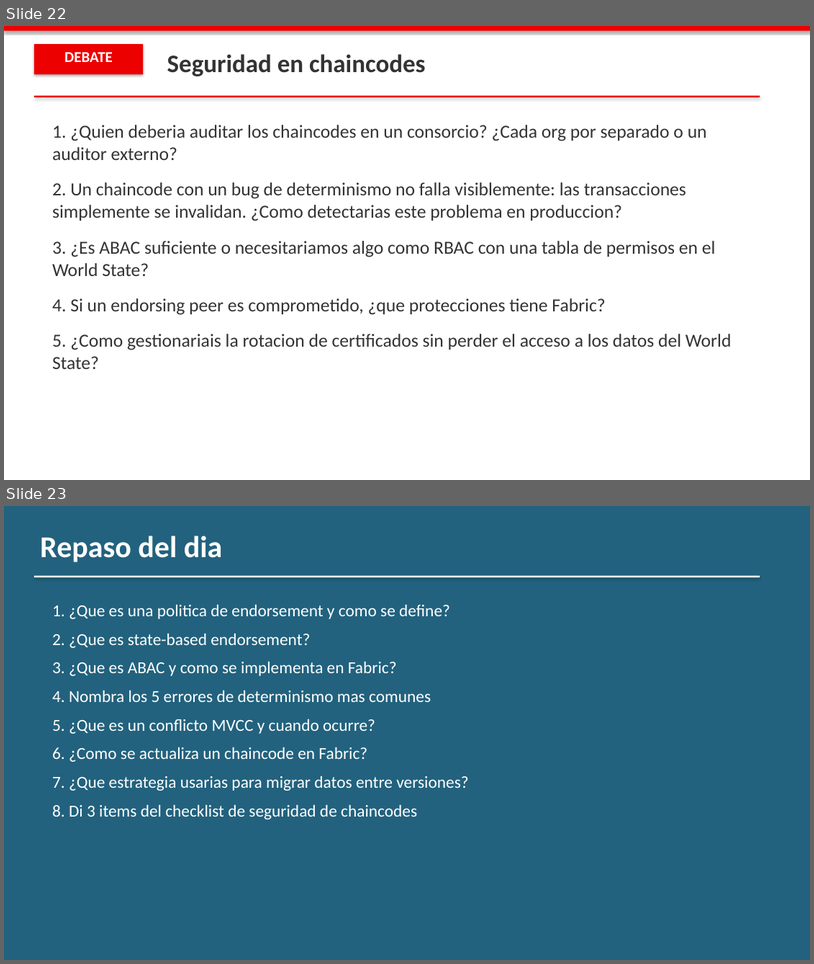
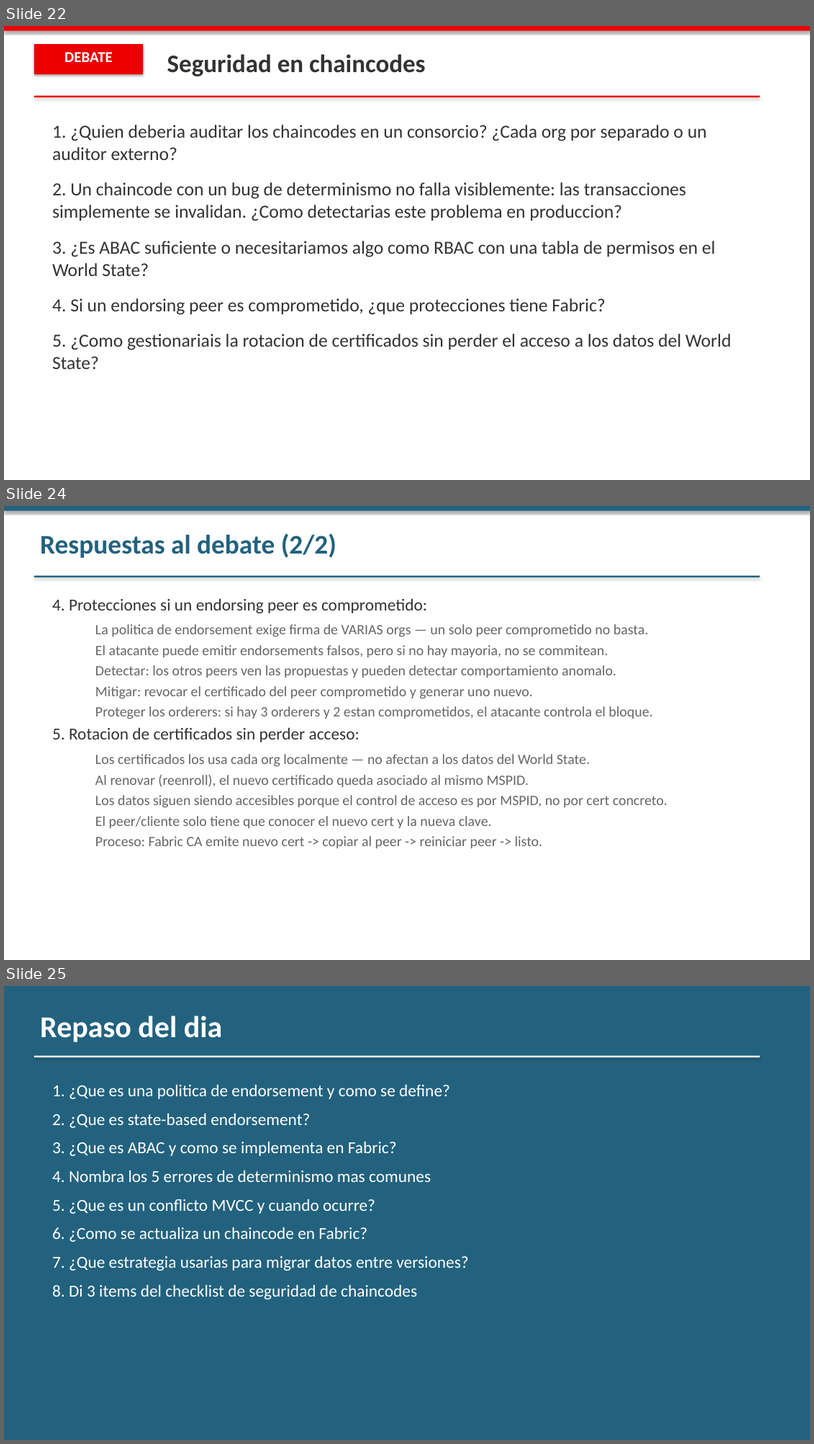
Before and after one commit to jjnieto/fabric, a slide deck: docs/slides/Modulo 4/dia_5.pptx. Shown one above the other, each under a label of ours: slides 22 and 23 before the commit, slides 22, 24 and 25 after it; the slides between them are not shown. The pictures are 814x964 and 814x1444 pixels, drawn with LibreOffice and Linux fonts; fonts in the diff are those of the drawing. Boxes give left, top, right and bottom in pixels: in the first picture for what was removed or moved away, otherwise in the second. Text is boxed around its words. In the diff, an @@ line names an element or a change of style, - is before the commit and + after.

Commit message:
Día 5 y 6 Módulo 4: código Go a Node.js + slides de respuestas al debate y repaso

```diff
--- a/docs/slides/Modulo 4/dia_5.pptx
+++ b/docs/slides/Modulo 4/dia_5.pptx
@@ slide 24 added at bbox=[4, 506, 810, 960], background #FFFFFF @@
@@ rectangle added at bbox=[4, 506, 810, 511], fill #22627E @@
@@ text added at bbox=[40, 533, 337, 558], 32 pt, text #22627E, bold @@
+Respuestas al debate (2/2)
@@ rectangle added at bbox=[34, 576, 760, 577], fill #22627E @@
@@ text added at bbox=[52, 598, 668, 848], 17 pt, text #666666 @@
+4. Protecciones si un endorsing peer es comprometido:
+  La politica de endorsement exige firma de VARIAS orgs — un solo peer comprometido no basta.
+  El atacante puede emitir endorsements falsos, pero si no hay mayoria, no se commitean.
+  Detectar: los otros peers ven las propuestas y pueden detectar comportamiento anomalo.
+  Mitigar: revocar el certificado del peer comprometido y generar uno nuevo.
+  Proteger los orderers: si hay 3 orderers y 2 estan comprometidos, el atacante controla el bloque.
+5. Rotacion de certificados sin perder acceso:
+  Los certificados los usa cada org localmente — no afectan a los datos del World State.
+  Al renovar (reenroll), el nuevo certificado queda asociado al mismo MSPID.
+  Los datos siguen siendo accesibles porque el control de acceso es por MSPID, no por cert concreto.
+  El peer/cliente solo tiene que conocer el nuevo cert y la nueva clave.
+  Proceso: Fabric CA emite nuevo cert -> copiar al peer -> reiniciar peer -> listo.
@@ what was slide 23 is now slide 25 @@
```
Also in this commit, not shown: 4 slides changed, 3 other slides added, 10 other files.
